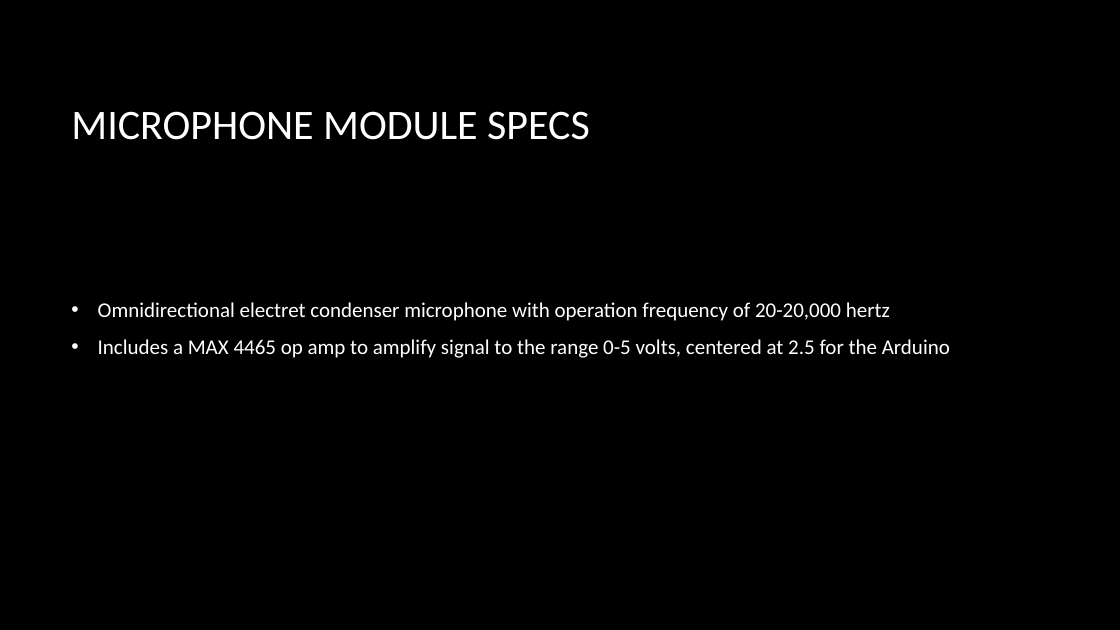
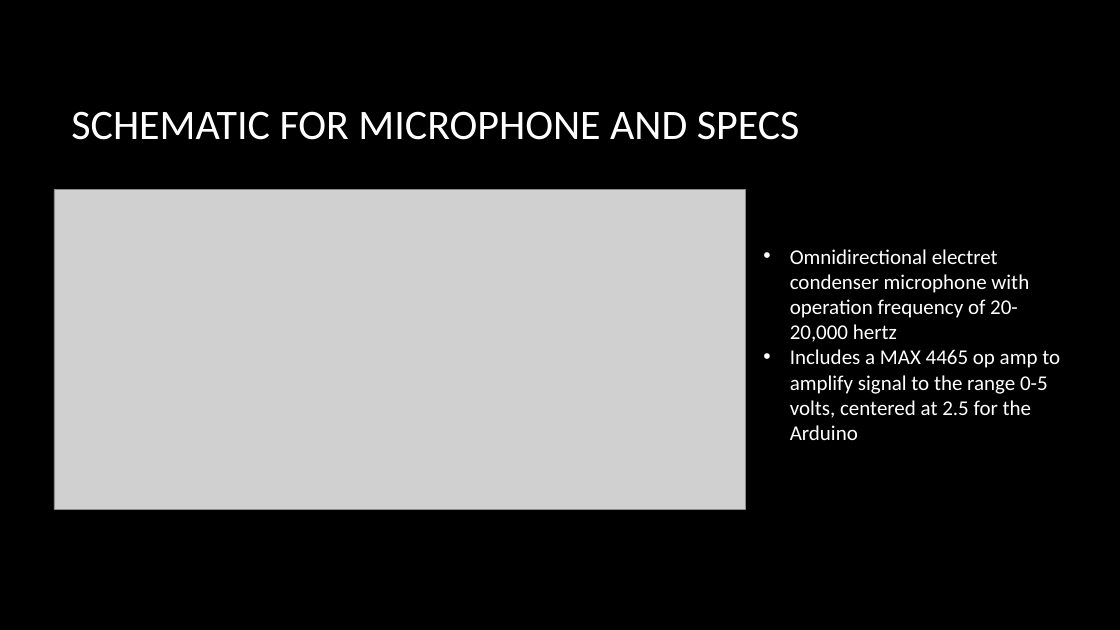
Before and after one commit to TheJonBovi/Pitch_Identifier, a slide deck: slide 9 of embedded C project .pptx. Drawn at 1120x630 pixels with LibreOffice and Linux fonts; fonts in the diff are those of the drawing; grey boxes stand for pictures; background and template pictures are left out. Boxes give left, top, right and bottom in pixels: in the first picture for what was removed or moved away, otherwise in the second. Text is boxed around its words. In the diff, an @@ line names an element or a change of style, - is before the commit and + after.

```diff
--- a/embedded C project .pptx
+++ b/embedded C project .pptx
@@ title at box(71, 111, 800, 140): text changed @@
-MICROPHONE MODULE SPECS
+SCHEMATIC FOR MICROPHONE AND SPECS
@@ picture added at box(54, 190, 745, 509) @@
@@ text "Omnidirectional electret condenser microphone with ...": place and size @@
-text "Omnidirectional electret condenser microphone with ..." at box(98, 302, 950, 358)
+text "Omnidirectional electret condenser microphone with ..." at box(790, 249, 1060, 440)
@@ text "Omnidirectional electret condenser microphone with ..." at box(790, 249, 1060, 440): less space between paragraphs; vertical alignment middle to top @@
```
Also in this commit, not shown: 9 other slides changed, 2 slides removed, 6 other files.
